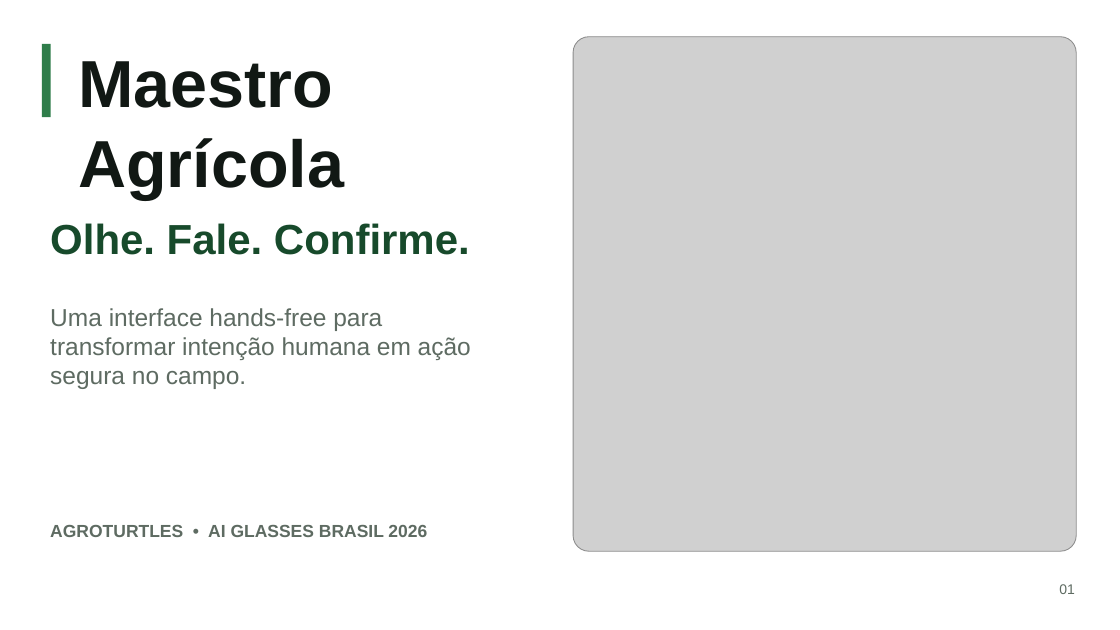
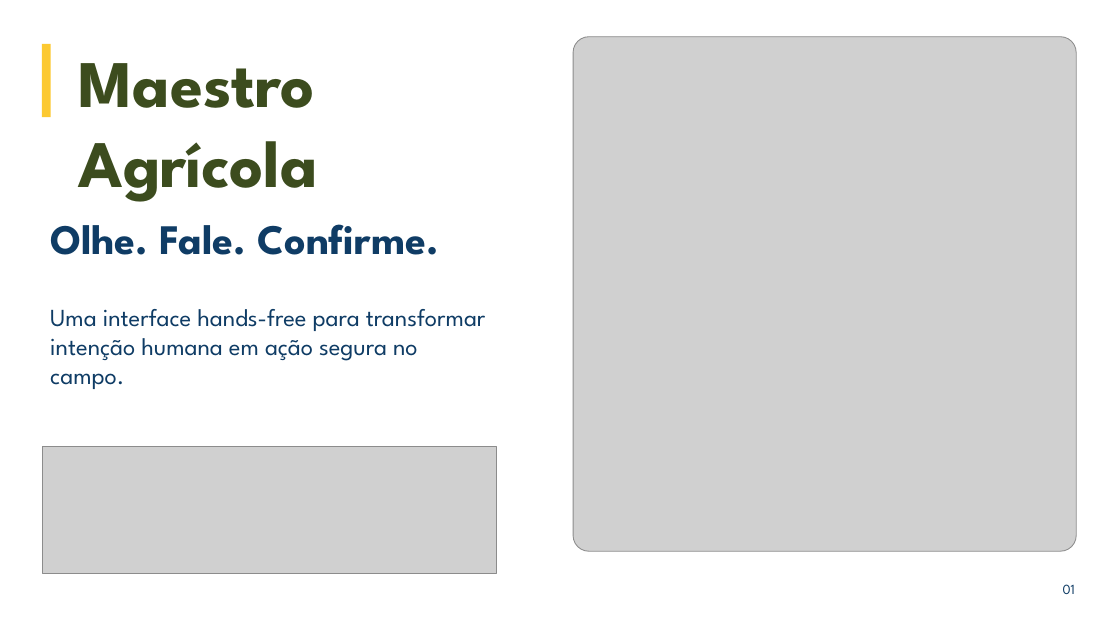
Before and after one commit to vvvvvdal/maestro-agricola, a slide deck: slide 1 of docs/pitch/Maestro-Agricola-Pitch.pptx. Drawn at 1120x630 pixels with LibreOffice and Linux fonts; fonts in the diff are those of the drawing; grey boxes stand for pictures. Boxes give left, top, right and bottom in pixels: in the first picture for what was removed or moved away, otherwise in the second. Text is boxed around its words. In the diff, an @@ line names an element or a change of style, - is before the commit and + after.

```diff
--- a/docs/pitch/Maestro-Agricola-Pitch.pptx
+++ b/docs/pitch/Maestro-Agricola-Pitch.pptx
@@ rectangle at (x1=42, y1=44, x2=50, y2=118): fill #2F7D4A to #FCC931 @@
@@ text "Maestro Agrícola" at (x1=78, y1=63, x2=317, y2=202): font Arial to League Spartan, text colour #111814 to #3C4C1E @@
@@ text "Olhe. Fale. Confirme." at (x1=50, y1=224, x2=438, y2=255): font Arial to League Spartan, text colour #174A2B to #0F3C65 @@
@@ text "Uma interface hands-free para transformar ..." at (x1=50, y1=309, x2=486, y2=389): font Arial to League Spartan, text colour #5E6B62 to #0F3C65 @@
@@ picture added at (x1=43, y1=446, x2=497, y2=573) @@
@@ text removed at (x1=50, y1=525, x2=427, y2=537) @@
-AGROTURTLES • AI GLASSES BRASIL 2026
@@ text "01" at (x1=1063, y1=584, x2=1075, y2=594): font Arial to League Spartan, text colour #5E6B62 to #0F3C65 @@
```
Also in this commit, not shown: 5 other slides changed, 4 other files.
